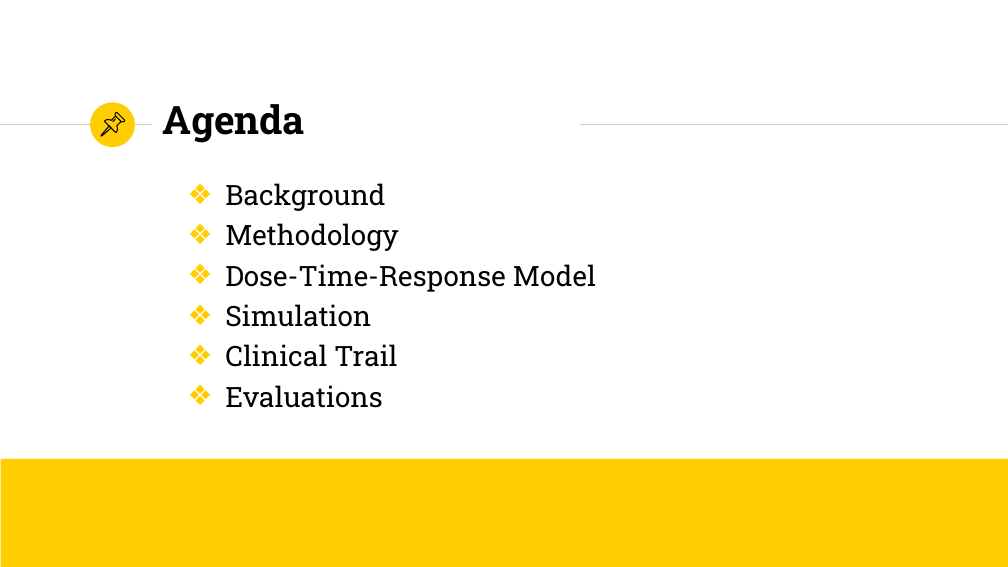
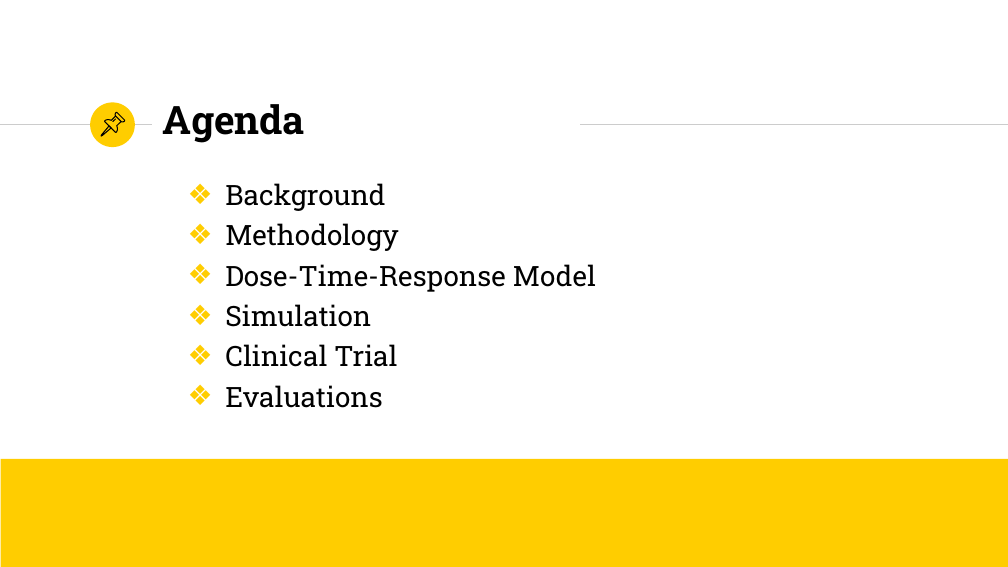
Before and after one commit to YokyZhang/IS4250, a slide deck: slide 2 of Project/IS4250Presentation.pptx. Drawn at 1008x567 pixels with LibreOffice and Linux fonts; fonts in the diff are those of the drawing. Boxes give left, top, right and bottom in pixels: in the first picture for what was removed or moved away, otherwise in the second. Text is boxed around its words. In the diff, an @@ line names an element or a change of style, - is before the commit and + after.

```diff
--- a/Project/IS4250Presentation.pptx
+++ b/Project/IS4250Presentation.pptx
@@ text at (225, 344, 397, 367): text changed @@
-❖ Clinical Trail
+❖ Clinical Trial
```
Also in this commit, not shown: 10 other slides changed, 1 slide removed, 2 other files.
